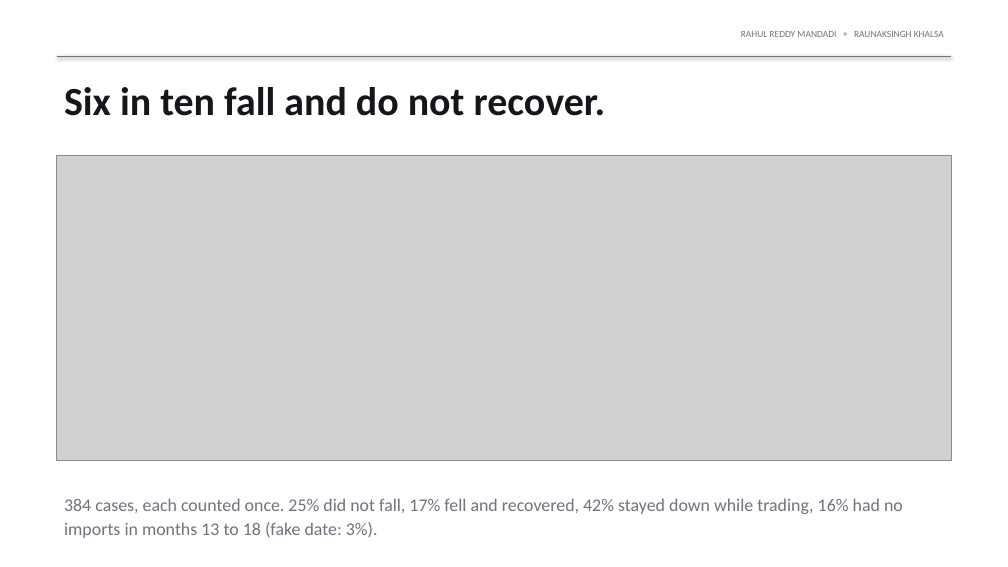
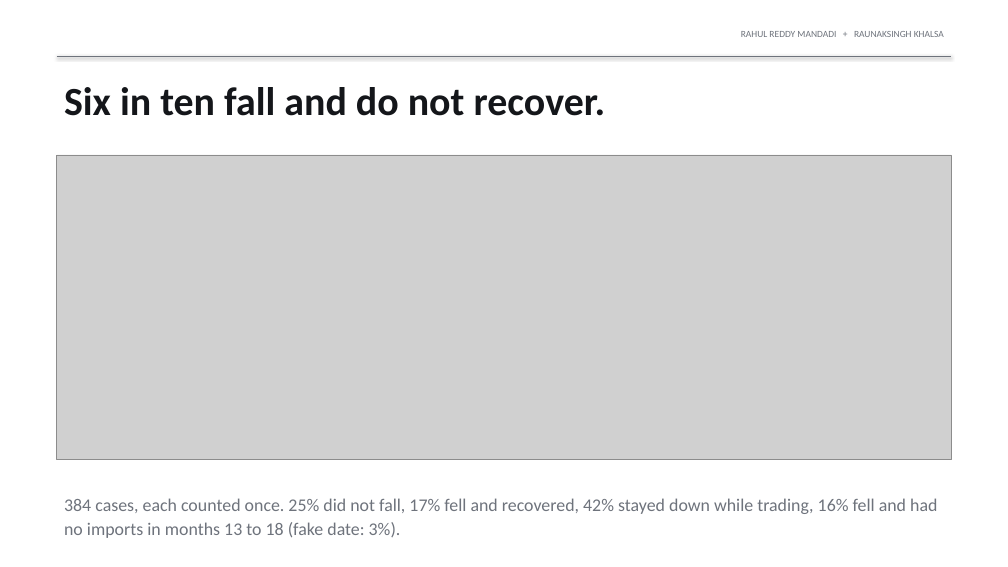
Before and after one commit to rahul-mandadi/tariff-rush, a slide deck: slide 8 of slides/Mandadi_Khalsa_Final_Presentation.pptx. Drawn at 1008x567 pixels with LibreOffice and Linux fonts; fonts in the diff are those of the drawing; grey boxes stand for pictures. Boxes give left, top, right and bottom in pixels: in the first picture for what was removed or moved away, otherwise in the second. Text is boxed around its words. In the diff, an @@ line names an element or a change of style, - is before the commit and + after.

Commit message:
Prediction tests on decision-time comparison panels; Table 3 shows scored cases; full definition of the 16 percent
Rivals in prediction panels are left out only for cases already started by the duty (build_decision_stacks.py); day-one, at-the-fall, ITC-vote, lookup and AD/CVD transfer inputs rebuilt, and every Section 301 transfer test uses the strict sample. Day one +0.005 (inside zero); at the fall +0.018, only +0.009 beyond day-one facts; at the ITC vote +0.045, AUC 0.81, +0.018 beyond the latest share. Table 3 gives eligible and scored cases. The 16 percent is products that fell, never came back and had no imports in months 13 to 18; 18.6 percent of all products had none then.

```diff
--- a/slides/Mandadi_Khalsa_Final_Presentation.pptx
+++ b/slides/Mandadi_Khalsa_Final_Presentation.pptx
@@ text at (64, 498, 937, 538): text changed @@
-384 cases, each counted once. 25% did not fall, 17% fell and recovered, 42% stayed down while trading, 16% had no imports in months 13 to 18 (fake date: 3%).
+384 cases, each counted once. 25% did not fall, 17% fell and recovered, 42% stayed down while trading, 16% fell and had no imports in months 13 to 18 (fake date: 3%).
```
Also in this commit, not shown: 4 other slides changed, 34 other files.
